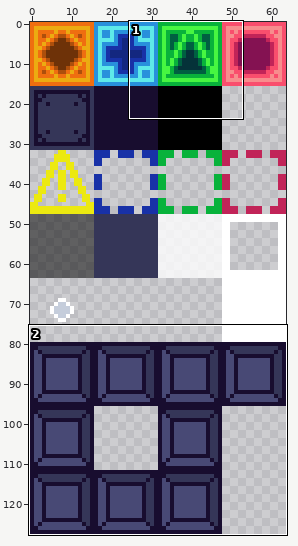
One commit to this sprite sheet: block.png. Above, an overview of the earlier version with the close-up marked.
Close-up. Earlier state:
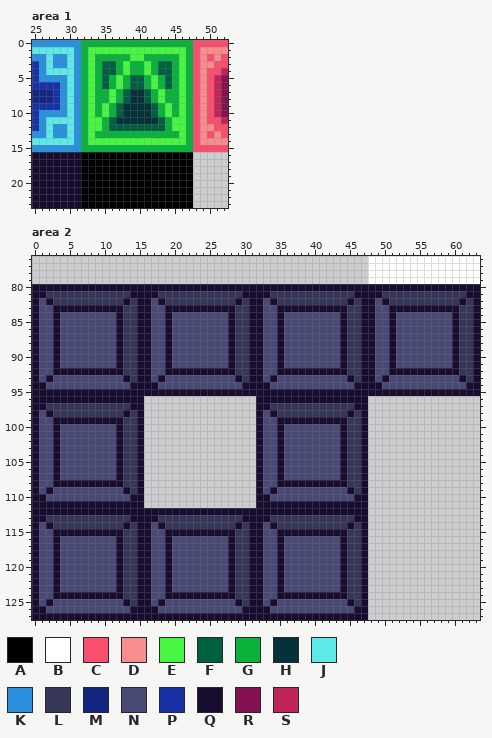
The file is 64x128 pixels. Shown: area 1: x 25..52, y 0..23; area 2: x 0..63, y 76..127.
Palette (. is transparent): A #000000  B #ffffff  C #f94e6d  D #f78d8d  E #47f641  F #005f41  G #08b23b  H #053239  J #5ee9e9  K #2890dc  L #353658  M #132780  N #484975  P #1831a7  Q #180d2f  R #841252  S #c12458
Pixels before, area 1, first column x 25:
 0 KKKKKKKGGGGGGGGGGGGGGGGCCCCC
 1 JJJJJJKGEEEEEEEEEEEEEEGCDDDD
 2 KKJKKJKGEGGGGGEEGGGGGEGCDCDC
 3 PKJKKJKGEGFFGEGGEGFFGEGCDDCC
 4 PKJJJJKGEGFFGEGGEGFFGEGCDCCS
 5 PKKKKJKGEGFGEGFFGEGFGEGCDCSR
 6 PPPPKJKGEGFGEGFFGEGFGEGCDCSR
 7 MMMPKJKGEGGEGFHHFGEGGEGCDCSR
 8 MMMPKJKGEGGEGFHHFGEGGEGCDCSR
 9 PPPPKJKGEGEGFHHHHFGEGEGCDCSR
10 PKKKKJKGEGEGFHHHHFGEGEGCDCSR
11 PKJJJJKGEEGFHHHHHHFGEEGCDCCS
12 PKJKKJKGEEGFFFFFFFFGEEGCDDCC
13 KKJKKJKGEGGGGGGGGGGGGEGCDCDC
14 JJJJJJKGEEEEEEEEEEEEEEGCDDDD
15 KKKKKKKGGGGGGGGGGGGGGGGCCCCC
16 QQQQQQQAAAAAAAAAAAAAAAA.....
17 QQQQQQQAAAAAAAAAAAAAAAA.....
18 QQQQQQQAAAAAAAAAAAAAAAA.....
19 QQQQQQQAAAAAAAAAAAAAAAA.....
20 QQQQQQQAAAAAAAAAAAAAAAA.....
21 QQQQQQQAAAAAAAAAAAAAAAA.....
22 QQQQQQQAAAAAAAAAAAAAAAA.....
23 QQQQQQQAAAAAAAAAAAAAAAA.....
Pixels before, area 2 (only the part around the change), first column x 0:
 76 ................................................BBBBBBBBBBBBBBBB
 77 ................................................BBBBBBBBBBBBBBBB
 78 ................................................BBBBBBBBBBBBBBBB
 79 ................................................BBBBBBBBBBBBBBBB
 80 QQQQQQQQQQQQQQQQQQQQQQQQQQQQQQQQQQQQQQQQQQQQQQQQQQQQQQQQQQQQQQQQ
 81 QQLLLLLLLLLLLLQQQQLLLLLLLLLLLLQQQQLLLLLLLLLLLLQQQQLLLLLLLLLLLLQQ
 82 QNQLLLLLLLLLLQLQQNQLLLLLLLLLLQLQQNQLLLLLLLLLLQLQQNQLLLLLLLLLLQLQ
 83 QNNQQQQQQQQQQLLQQNNQQQQQQQQQQLLQQNNQQQQQQQQQQLLQQNNQQQQQQQQQQLLQ
 84 QNNQNNNNNNNNQLLQQNNQNNNNNNNNQLLQQNNQNNNNNNNNQLLQQNNQNNNNNNNNQLLQ
 85 QNNQNNNNNNNNQLLQQNNQNNNNNNNNQLLQQNNQNNNNNNNNQLLQQNNQNNNNNNNNQLLQ
 86 QNNQNNNNNNNNQLLQQNNQNNNNNNNNQLLQQNNQNNNNNNNNQLLQQNNQNNNNNNNNQLLQ
 87 QNNQNNNNNNNNQLLQQNNQNNNNNNNNQLLQQNNQNNNNNNNNQLLQQNNQNNNNNNNNQLLQ
 88 QNNQNNNNNNNNQLLQQNNQNNNNNNNNQLLQQNNQNNNNNNNNQLLQQNNQNNNNNNNNQLLQ
 89 QNNQNNNNNNNNQLLQQNNQNNNNNNNNQLLQQNNQNNNNNNNNQLLQQNNQNNNNNNNNQLLQ
 90 QNNQNNNNNNNNQLLQQNNQNNNNNNNNQLLQQNNQNNNNNNNNQLLQQNNQNNNNNNNNQLLQ
 91 QNNQNNNNNNNNQLLQQNNQNNNNNNNNQLLQQNNQNNNNNNNNQLLQQNNQNNNNNNNNQLLQ
 92 QNNQQQQQQQQQQLLQQNNQQQQQQQQQQLLQQNNQQQQQQQQQQLLQQNNQQQQQQQQQQLLQ
 93 QNQNNNNNNNNNNQLQQNQNNNNNNNNNNQLQQNQNNNNNNNNNNQLQQNQNNNNNNNNNNQLQ
 94 QQNNNNNNNNNNNNQQQQNNNNNNNNNNNNQQQQNNNNNNNNNNNNQQQQNNNNNNNNNNNNQQ
 95 QQQQQQQQQQQQQQQQQQQQQQQQQQQQQQQQQQQQQQQQQQQQQQQQQQQQQQQQQQQQQQQQ
 96 QQQQQQQQQQQQQQQQ................QQQQQQQQQQQQQQQQ................
 97 QQLLLLLLLLLLLLQQ................QQLLLLLLLLLLLLQQ................
 98 QNQLLLLLLLLLLQLQ................QNQLLLLLLLLLLQLQ................
 99 QNNQQQQQQQQQQLLQ................QNNQQQQQQQQQQLLQ................
100 QNNQNNNNNNNNQLLQ................QNNQNNNNNNNNQLLQ................
101 QNNQNNNNNNNNQLLQ................QNNQNNNNNNNNQLLQ................
102 QNNQNNNNNNNNQLLQ................QNNQNNNNNNNNQLLQ................
103 QNNQNNNNNNNNQLLQ................QNNQNNNNNNNNQLLQ................
104 QNNQNNNNNNNNQLLQ................QNNQNNNNNNNNQLLQ................
105 QNNQNNNNNNNNQLLQ................QNNQNNNNNNNNQLLQ................
106 QNNQNNNNNNNNQLLQ................QNNQNNNNNNNNQLLQ................
107 QNNQNNNNNNNNQLLQ................QNNQNNNNNNNNQLLQ................
108 QNNQQQQQQQQQQLLQ................QNNQQQQQQQQQQLLQ................
109 QNQNNNNNNNNNNQLQ................QNQNNNNNNNNNNQLQ................
110 QQNNNNNNNNNNNNQQ................QQNNNNNNNNNNNNQQ................
111 QQQQQQQQQQQQQQQQ................QQQQQQQQQQQQQQQQ................
112 QQQQQQQQQQQQQQQQQQQQQQQQQQQQQQQQQQQQQQQQQQQQQQQQ................
113 QQLLLLLLLLLLLLQQQQLLLLLLLLLLLLQQQQLLLLLLLLLLLLQQ................
114 QNQLLLLLLLLLLQLQQNQLLLLLLLLLLQLQQNQLLLLLLLLLLQLQ................
115 QNNQQQQQQQQQQLLQQNNQQQQQQQQQQLLQQNNQQQQQQQQQQLLQ................
116 QNNQNNNNNNNNQLLQQNNQNNNNNNNNQLLQQNNQNNNNNNNNQLLQ................
117 QNNQNNNNNNNNQLLQQNNQNNNNNNNNQLLQQNNQNNNNNNNNQLLQ................
118 QNNQNNNNNNNNQLLQQNNQNNNNNNNNQLLQQNNQNNNNNNNNQLLQ................
119 QNNQNNNNNNNNQLLQQNNQNNNNNNNNQLLQQNNQNNNNNNNNQLLQ................
120 QNNQNNNNNNNNQLLQQNNQNNNNNNNNQLLQQNNQNNNNNNNNQLLQ................
121 QNNQNNNNNNNNQLLQQNNQNNNNNNNNQLLQQNNQNNNNNNNNQLLQ................
122 QNNQNNNNNNNNQLLQQNNQNNNNNNNNQLLQQNNQNNNNNNNNQLLQ................
123 QNNQNNNNNNNNQLLQQNNQNNNNNNNNQLLQQNNQNNNNNNNNQLLQ................
124 QNNQQQQQQQQQQLLQQNNQQQQQQQQQQLLQQNNQQQQQQQQQQLLQ................
125 QNQNNNNNNNNNNQLQQNQNNNNNNNNNNQLQQNQNNNNNNNNNNQLQ................
126 QQNNNNNNNNNNNNQQQQNNNNNNNNNNNNQQQQNNNNNNNNNNNNQQ................
127 QQQQQQQQQQQQQQQQQQQQQQQQQQQQQQQQQQQQQQQQQQQQQQQQ................
The result:
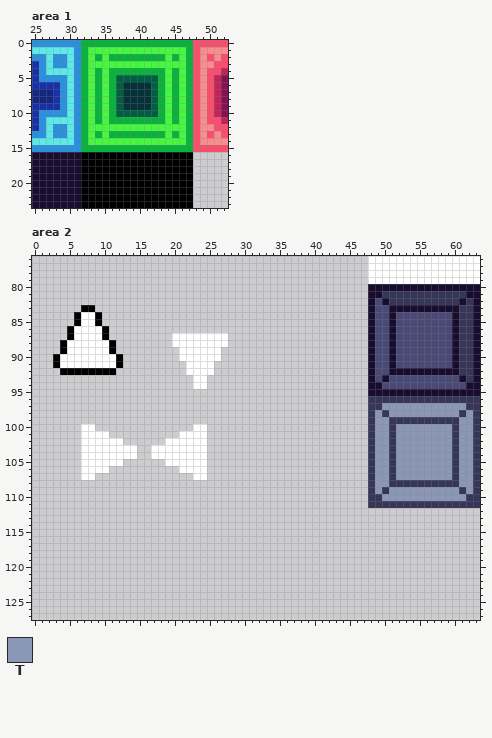
Colours new in this view: T #8b97b6
What changed:
Area 1:
y 2: x 35 G -> E; x 39..40 EE -> GG; x 44 G -> E
y 3: x 34..37 GFFG -> EEEE; x 39..40 GG -> EE; x 42..45 GFFG -> EEEE
y 4: x 35..36 FF -> EG; x 38 E -> G; x 41 E -> G; x 43..44 FF -> GE
y 5: x 35 F -> E; x 37..38 EG -> FF; x 41..42 GE -> FF; x 44 F -> E
y 6: x 35 F -> E; x 37..42 EGFFGE -> FHHHHF; x 44 F -> E
y 7..8: x 35..38 GEGF -> EGFH; x 41..44 FGEG -> HFGE
y 10: x 38..41 HHHH -> FFFF
y 11: x 34..45 EGFHHHHHHFGE -> GEGGGGGGGGEG
y 12: x 35..44 GFFFFFFFFG -> EEEEEEEEEE
y 13: x 35 G -> E; x 44 G -> E
Area 2:
y 80: x 0..47 QQQQQQQQQQQQQQQQQQQQQQQQQQQQQQQQQQQQQQQQQQQQQQQQ -> ................................................
y 81: x 0..47 QQLLLLLLLLLLLLQQQQLLLLLLLLLLLLQQQQLLLLLLLLLLLLQQ -> ................................................
y 82: x 0..47 QNQLLLLLLLLLLQLQQNQLLLLLLLLLLQLQQNQLLLLLLLLLLQLQ -> ................................................
y 83: x 0..47 QNNQQQQQQQQQQLLQQNNQQQQQQQQQQLLQQNNQQQQQQQQQQLLQ -> .......AA.......................................
y 84..85: x 0..47 QNNQNNNNNNNNQLLQQNNQNNNNNNNNQLLQQNNQNNNNNNNNQLLQ -> ......ABBA......................................
y 86: x 0..47 QNNQNNNNNNNNQLLQQNNQNNNNNNNNQLLQQNNQNNNNNNNNQLLQ -> .....ABBBBA.....................................
y 87: x 0..47 QNNQNNNNNNNNQLLQQNNQNNNNNNNNQLLQQNNQNNNNNNNNQLLQ -> .....ABBBBA.........BBBBBBBB....................
y 88: x 0..47 QNNQNNNNNNNNQLLQQNNQNNNNNNNNQLLQQNNQNNNNNNNNQLLQ -> ....ABBBBBBA........BBBBBBBB....................
y 89: x 0..47 QNNQNNNNNNNNQLLQQNNQNNNNNNNNQLLQQNNQNNNNNNNNQLLQ -> ....ABBBBBBA.........BBBBBB.....................
y 90: x 0..47 QNNQNNNNNNNNQLLQQNNQNNNNNNNNQLLQQNNQNNNNNNNNQLLQ -> ...ABBBBBBBBA........BBBBBB.....................
y 91: x 0..47 QNNQNNNNNNNNQLLQQNNQNNNNNNNNQLLQQNNQNNNNNNNNQLLQ -> ...ABBBBBBBBA.........BBBB......................
y 92: x 0..47 QNNQQQQQQQQQQLLQQNNQQQQQQQQQQLLQQNNQQQQQQQQQQLLQ -> ....AAAAAAAA..........BBBB......................
y 93: x 0..47 QNQNNNNNNNNNNQLQQNQNNNNNNNNNNQLQQNQNNNNNNNNNNQLQ -> .......................BB.......................
y 94: x 0..47 QQNNNNNNNNNNNNQQQQNNNNNNNNNNNNQQQQNNNNNNNNNNNNQQ -> .......................BB.......................
y 95: x 0..47 QQQQQQQQQQQQQQQQQQQQQQQQQQQQQQQQQQQQQQQQQQQQQQQQ -> ................................................
y 96: x 0..15 QQQQQQQQQQQQQQQQ -> ................; x 32..63 QQQQQQQQQQQQQQQQ................ -> ................LLLLLLLLLLLLLLLL
y 97: x 0..15 QQLLLLLLLLLLLLQQ -> ................; x 32..63 QQLLLLLLLLLLLLQQ................ -> ................LLTTTTTTTTTTTTLL
y 98: x 0..15 QNQLLLLLLLLLLQLQ -> ................; x 32..63 QNQLLLLLLLLLLQLQ................ -> ................LTLTTTTTTTTTTLTL
y 99: x 0..15 QNNQQQQQQQQQQLLQ -> ................; x 32..63 QNNQQQQQQQQQQLLQ................ -> ................LTTLLLLLLLLLLTTL
y 100: x 0..15 QNNQNNNNNNNNQLLQ -> .......BB.......; x 23..24 .. -> BB; x 32..63 QNNQNNNNNNNNQLLQ................ -> ................LTTLTTTTTTTTLTTL
y 101: x 0..15 QNNQNNNNNNNNQLLQ -> .......BBBB.....; x 21..24 .... -> BBBB; x 32..63 QNNQNNNNNNNNQLLQ................ -> ................LTTLTTTTTTTTLTTL
y 102: x 0..15 QNNQNNNNNNNNQLLQ -> .......BBBBBB...; x 19..24 ...... -> BBBBBB; x 32..63 QNNQNNNNNNNNQLLQ................ -> ................LTTLTTTTTTTTLTTL
y 103..104: x 0..15 QNNQNNNNNNNNQLLQ -> .......BBBBBBBB.; x 17..24 ........ -> BBBBBBBB; x 32..63 QNNQNNNNNNNNQLLQ................ -> ................LTTLTTTTTTTTLTTL
y 105: x 0..15 QNNQNNNNNNNNQLLQ -> .......BBBBBB...; x 19..24 ...... -> BBBBBB; x 32..63 QNNQNNNNNNNNQLLQ................ -> ................LTTLTTTTTTTTLTTL
y 106: x 0..15 QNNQNNNNNNNNQLLQ -> .......BBBB.....; x 21..24 .... -> BBBB; x 32..63 QNNQNNNNNNNNQLLQ................ -> ................LTTLTTTTTTTTLTTL
y 107: x 0..15 QNNQNNNNNNNNQLLQ -> .......BB.......; x 23..24 .. -> BB; x 32..63 QNNQNNNNNNNNQLLQ................ -> ................LTTLTTTTTTTTLTTL
y 108: x 0..15 QNNQQQQQQQQQQLLQ -> ................; x 32..63 QNNQQQQQQQQQQLLQ................ -> ................LTTLLLLLLLLLLTTL
y 109: x 0..15 QNQNNNNNNNNNNQLQ -> ................; x 32..63 QNQNNNNNNNNNNQLQ................ -> ................LTLTTTTTTTTTTLTL
y 110: x 0..15 QQNNNNNNNNNNNNQQ -> ................; x 32..63 QQNNNNNNNNNNNNQQ................ -> ................LLTTTTTTTTTTTTLL
y 111: x 0..15 QQQQQQQQQQQQQQQQ -> ................; x 32..63 QQQQQQQQQQQQQQQQ................ -> ................LLLLLLLLLLLLLLLL
y 112: x 0..47 QQQQQQQQQQQQQQQQQQQQQQQQQQQQQQQQQQQQQQQQQQQQQQQQ -> ................................................
y 113: x 0..47 QQLLLLLLLLLLLLQQQQLLLLLLLLLLLLQQQQLLLLLLLLLLLLQQ -> ................................................
y 114: x 0..47 QNQLLLLLLLLLLQLQQNQLLLLLLLLLLQLQQNQLLLLLLLLLLQLQ -> ................................................
y 115: x 0..47 QNNQQQQQQQQQQLLQQNNQQQQQQQQQQLLQQNNQQQQQQQQQQLLQ -> ................................................
y 116..123: x 0..47 QNNQNNNNNNNNQLLQQNNQNNNNNNNNQLLQQNNQNNNNNNNNQLLQ -> ................................................
y 124: x 0..47 QNNQQQQQQQQQQLLQQNNQQQQQQQQQQLLQQNNQQQQQQQQQQLLQ -> ................................................
y 125: x 0..47 QNQNNNNNNNNNNQLQQNQNNNNNNNNNNQLQQNQNNNNNNNNNNQLQ -> ................................................
y 126: x 0..47 QQNNNNNNNNNNNNQQQQNNNNNNNNNNNNQQQQNNNNNNNNNNNNQQ -> ................................................
y 127: x 0..47 QQQQQQQQQQQQQQQQQQQQQQQQQQQQQQQQQQQQQQQQQQQQQQQQ -> ................................................
Pixel boxes of the changes (left, top, right, bottom) in both close-ups:
changed: (95, 54, 179, 138)
changed: (32, 284, 480, 620)
